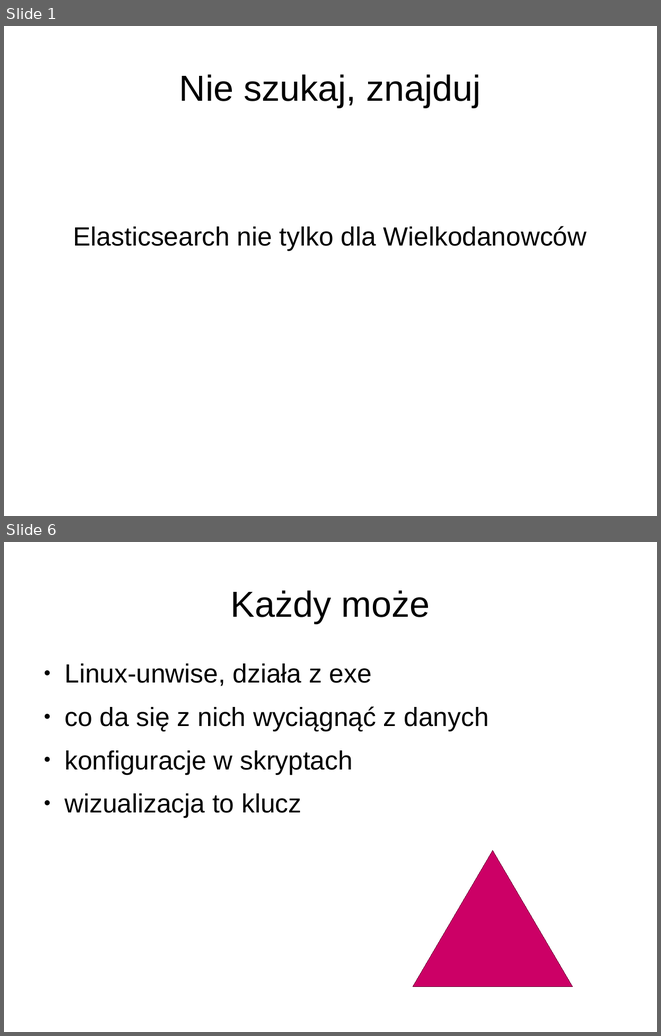
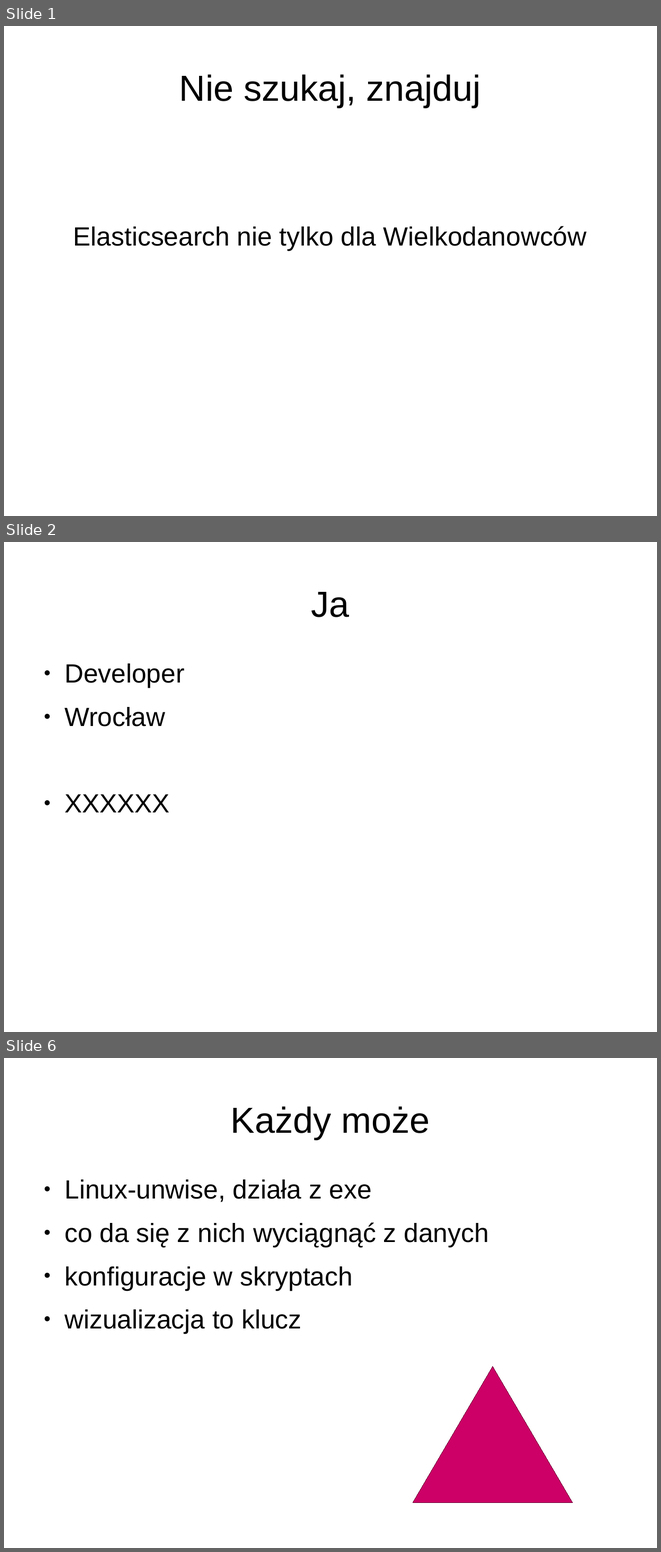
Before and after one commit to lukaszkuczynski/nieszukaj, a slide deck: znajduj.odp. Shown one above the other, each under a label of ours: slides 1 and 6 before the commit, slides 1, 2 and 6 after it; the slides between them are not shown. The pictures are 661x1036 and 661x1552 pixels, drawn with LibreOffice and Linux fonts; fonts in the diff are those of the drawing. Boxes give left, top, right and bottom in pixels: in the first picture for what was removed or moved away, otherwise in the second. Text is boxed around its words. In the diff, an @@ line names an element or a change of style, - is before the commit and + after.

```diff
--- a/znajduj.odp
+++ b/znajduj.odp
@@ slide 2 added at (4, 542, 657, 1032), background #FFFFFF @@
@@ title added at (311, 592, 350, 617), 44 pt, text #000000 @@
+Ja
@@ text added at (64, 663, 184, 812), 32 pt, text #000000 @@
+● Developer
+● Wrocław
+● XXXXXX
```
Also in this commit, not shown: 13 slides changed, 3 other slides added, 5 slides removed.
